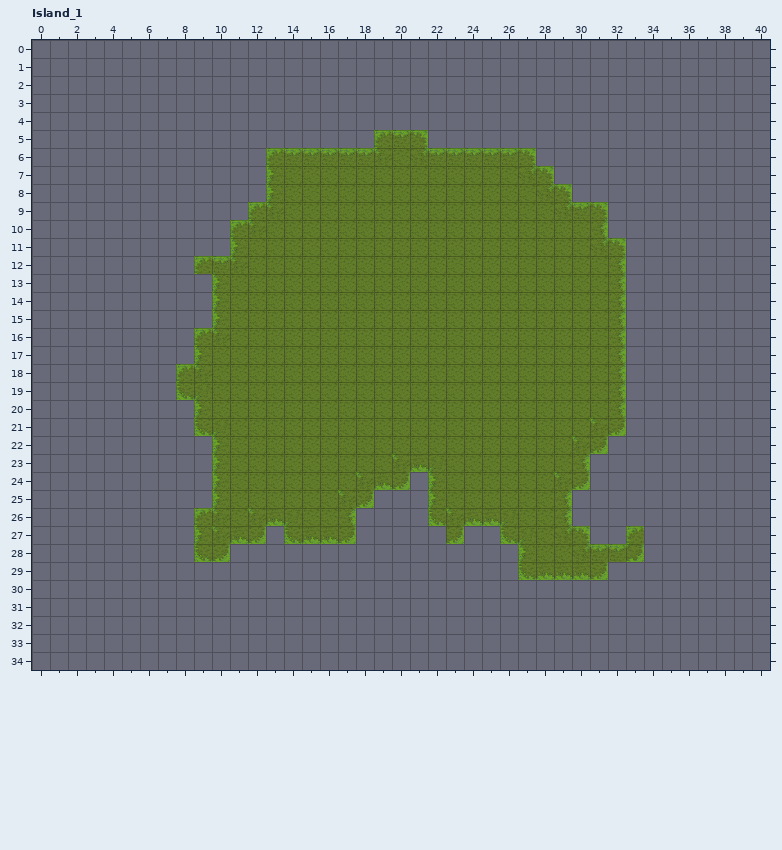
Level history. LDtk project: assets/axol.ldtk. The picture above was drawn from the file before the commit.
Cells are 32x32 px. Shown: Island_1 x 0..40, y 0..34. The old version is drawn lined up with the new one.
New version:
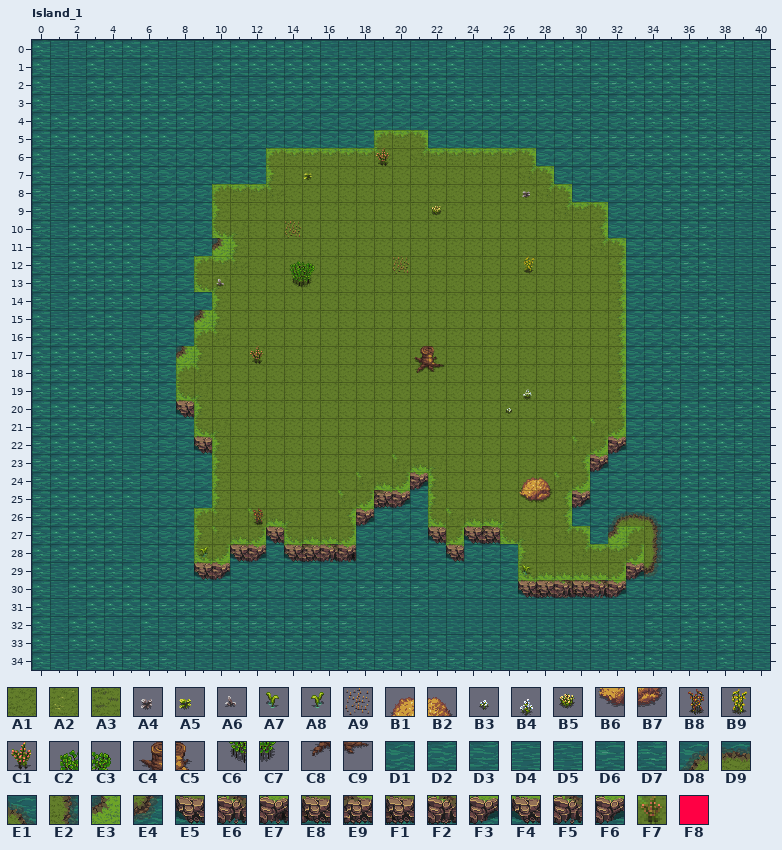
Key: from "FLSET1_ground": A1 33, A2 741, A3 774; from "FLSET1_ground_dec_props": A4 154, A5 155, A6 179, A7 203, A8 226, A9 245, B1 262, B2 263, B3 268, B4 269, B5 273, B6 274, B7 275, B8 277, B9 279, C1 281, C2 294, C3 295, C4 296, C5 297, C6 306, C7 307, C8 308, C9 309; from "FLSET1_water_env": D1 187, D2 194, D3 195, D4 206, D5 208, D6 223, D7 225, D8 187 under 102, D9 187 under 103, E1 187 under 104, E2 187 under 121, E3 187 under 128, E4 187 under 138, E5 187 under 157, E6 187 under 158, E7 187 under 158 under 161, E8 187 under 159 under 157, E9 187 under 160, F1 187 under 160 under 157, F2 187 under 160 under 158, F3 187 under 161, F4 187 under 162, F5 194 under 158, F6 194 under 161; from "IntGrid": F7 1; from "NoWalk": F8 2.
__ is an empty cell.
Tiles of an added or newly shown layer are drawn over the layers below it.
Diff:
map size 30x28 -> 41x35 cells (old content now starts at 6,3; both pictures use the new coordinates)
Layer "NoWalk" (added):
y 12: x 14..15 __ __ -> F8 F8
y 13: x 14 __ -> F8
y 17: x 22 __ -> F8
y 24: x 27..28 __ __ -> F8 F8
Layer "Ground":
y 13: x 15 __ -> A3
y 17: x 21 __ -> A2
y 18: x 21..22 __ __ -> A1 A1
Layer "Water" (added):
y 0: x 0..40 __ __ __ __ __ __ __ __ __ __ __ __ __ __ __ __ __ __ __ __ __ __ __ __ __ __ __ __ __ __ __ __ __ __ __ __ __ __ __ __ __ -> D7 D5 D4 D7 D7 D7 D7 D4 D4 D4 D7 D7 D7 D7 D7 D7 D4 D4 D4 D4 D4 D4 D4 D7 D4 D7 D7 D7 D7 D7 D7 D4 D4 D4 D7 D4 D7 D7 D7 D4 D4
y 1: x 0..40 __ __ __ __ __ __ __ __ __ __ __ __ __ __ __ __ __ __ __ __ __ __ __ __ __ __ __ __ __ __ __ __ __ __ __ __ __ __ __ __ __ -> D7 D5 D4 D7 D4 D4 D7 D4 D4 D4 D7 D7 D7 D7 D7 D7 D7 D7 D7 D7 D7 D7 D7 D7 D4 D4 D4 D4 D7 D7 D7 D7 D7 D4 D7 D7 D7 D7 D4 D4 D4
y 2: x 0..40 __ __ __ __ __ __ __ __ __ __ __ __ __ __ __ __ __ __ __ __ __ __ __ __ __ __ __ __ __ __ __ __ __ __ __ __ __ __ __ __ __ -> D7 D5 D4 D7 D7 D4 D7 D4 D7 D7 D7 D4 D4 D7 D7 D7 D7 D7 D7 D7 D7 D7 D7 D7 D4 D4 D4 D4 D4 D4 D4 D6 D6 D7 D7 D7 D6 D7 D4 D4 D4
y 3: x 0..40 __ __ __ __ __ __ __ __ __ __ __ __ __ __ __ __ __ __ __ __ __ __ __ __ __ __ __ __ __ __ __ __ __ __ __ __ __ __ __ __ __ -> D7 D5 D4 D7 D7 D7 D7 D7 D2 D1 D7 D7 D7 D7 D2 D2 D2 D2 D2 D2 D1 D1 D1 D7 D7 D7 D7 D7 D7 D1 D6 D1 D6 D6 D6 D6 D6 D7 D4 D4 D4
y 4: x 0..40 __ __ __ __ __ __ __ __ __ __ __ __ __ __ __ __ __ __ __ __ __ __ __ __ __ __ __ __ __ __ __ __ __ __ __ __ __ __ __ __ __ -> D7 D7 D7 D7 D7 D7 D7 D7 D7 D2 D2 D1 D2 D2 D2 D1 D1 D1 D1 D2 D2 D2 D2 D2 D2 D2 D2 D2 D1 D1 D6 D1 D1 D7 D7 D7 D6 D6 D4 D4 D4
y 5: x 0..18 __ __ __ __ __ __ __ __ __ __ __ __ __ __ __ __ __ __ __ -> D7 D7 D7 D7 D7 D7 D7 D7 D1 D1 D1 D2 D2 D1 D1 D1 D1 D1 D1; x 22..40 __ __ __ __ __ __ __ __ __ __ __ __ __ __ __ __ __ __ __ -> D1 D1 D1 D1 D1 D1 D1 D2 D6 D6 D6 D6 D7 D7 D7 D6 D6 D6 D4
y 6: x 0..12 __ __ __ __ __ __ __ __ __ __ __ __ __ -> D7 D5 D7 D7 D7 D7 D1 D1 D1 D1 D1 D2 D1; x 28..40 __ __ __ __ __ __ __ __ __ __ __ __ __ -> D1 D2 D2 D2 D2 D6 D6 D7 D7 D7 D7 D6 D6
y 7: x 0..12 __ __ __ __ __ __ __ __ __ __ __ __ __ -> D7 D5 D7 D7 D7 D7 D1 D2 D1 D1 D1 D1 D1; x 29..40 __ __ __ __ __ __ __ __ __ __ __ __ -> D1 D1 D2 D2 D2 D1 D6 D7 D7 D7 D6 D4
y 8: x 0..9 __ __ __ __ __ __ __ __ __ __ -> D6 D5 D7 D7 D7 D7 D1 D2 D2 D1; x 30..40 __ __ __ __ __ __ __ __ __ __ __ -> D1 D1 D2 D2 D1 D6 D7 D7 D7 D6 D4
y 9: x 0..9 __ __ __ __ __ __ __ __ __ __ -> D6 D5 D7 D7 D7 D7 D1 D1 D2 D1; x 32..40 __ __ __ __ __ __ __ __ __ -> D1 D1 D1 D6 D6 D7 D7 D4 D4
y 10: x 0..9 __ __ __ __ __ __ __ __ __ __ -> D6 D5 D7 D7 D7 D7 D1 D1 D1 D1; x 32..40 __ __ __ __ __ __ __ __ __ -> D1 D1 D1 D1 D6 D6 D4 D4 D4
y 11: x 0..10 __ __ __ __ __ __ __ __ __ __ __ -> D6 D5 D7 D7 D7 D7 D1 D3 D3 D1 E3; x 33..40 __ __ __ __ __ __ __ __ -> D3 D3 D3 D6 D7 D4 D4 D4
y 12: x 0..8 __ __ __ __ __ __ __ __ __ -> D6 D5 D7 D7 D7 D7 D3 D2 D2; x 33..40 __ __ __ __ __ __ __ __ -> D3 D3 D1 D6 D7 D4 D4 D4
y 13: x 0..8 __ __ __ __ __ __ __ __ __ -> D6 D5 D7 D7 D7 D7 D1 D3 D3; x 33..40 __ __ __ __ __ __ __ __ -> D1 D3 D1 D6 D6 D4 D4 D4
y 14: x 0..9 __ __ __ __ __ __ __ __ __ __ -> D6 D5 D7 D7 D7 D7 D3 D3 D3 D1; x 33..40 __ __ __ __ __ __ __ __ -> D1 D1 D1 D4 D6 D7 D4 D4
y 15: x 0..9 __ __ __ __ __ __ __ __ __ __ -> D7 D5 D5 D7 D7 D4 D3 D3 D1 E3; x 33..40 __ __ __ __ __ __ __ __ -> D1 D3 D1 D6 D6 D7 D4 D4
y 16: x 0..8 __ __ __ __ __ __ __ __ __ -> D7 D7 D7 D7 D7 D4 D3 D1 D1; x 33..40 __ __ __ __ __ __ __ __ -> D1 D3 D1 D6 D7 D6 D4 D4
y 17: x 0..8 __ __ __ __ __ __ __ __ __ -> D7 D7 D7 D7 D7 D7 D6 D1 E3; x 33..40 __ __ __ __ __ __ __ __ -> D1 D3 D6 D6 D7 D6 D4 D4
y 18: x 0..7 __ __ __ __ __ __ __ __ -> D7 D7 D7 D4 D7 D7 D6 D1; x 33..40 __ __ __ __ __ __ __ __ -> D1 D3 D6 D4 D7 D6 D6 D4
y 19: x 0..7 __ __ __ __ __ __ __ __ -> D7 D7 D7 D7 D6 D6 D6 D1; x 33..40 __ __ __ __ __ __ __ __ -> D1 D3 D7 D4 D7 D7 D6 D7
y 20: x 0..8 __ __ __ __ __ __ __ __ __ -> D7 D7 D7 D6 D6 D4 D1 D1 F4; x 33..40 __ __ __ __ __ __ __ __ -> D1 D3 D3 D7 D7 D4 D6 D7
y 21: x 0..8 __ __ __ __ __ __ __ __ __ -> D6 D7 D7 D6 D4 D4 D1 D1 D1; x 33..40 __ __ __ __ __ __ __ __ -> D3 D3 D1 D7 D7 D7 D6 D4
y 22: x 0..9 __ __ __ __ __ __ __ __ __ __ -> D6 D7 D7 D7 D7 D4 D1 D3 D1 F4; x 32..40 __ __ __ __ __ __ __ __ __ -> F6 D3 D3 D1 D7 D7 D7 D6 D4
y 23: x 0..9 __ __ __ __ __ __ __ __ __ __ -> D6 D7 D7 D7 D7 D4 D3 D3 D1 D2; x 31..40 __ __ __ __ __ __ __ __ __ __ -> F3 D1 D2 D3 D3 D7 D7 D4 D6 D6
y 24: x 0..9 __ __ __ __ __ __ __ __ __ __ -> D6 D7 D7 D7 D7 D7 D3 D3 D1 D2; x 21 __ -> F3; x 31..40 __ __ __ __ __ __ __ __ __ __ -> D1 D3 D3 D3 D3 D7 D7 D7 D4 D6
y 25: x 0..9 __ __ __ __ __ __ __ __ __ __ -> D6 D7 D7 D7 D7 D7 D1 D1 D1 D1; x 19..21 __ __ __ -> E9 F6 D1; x 30..40 __ __ __ __ __ __ __ __ __ __ __ -> F3 D1 D1 D1 D1 D1 D7 D7 D7 D6 D6
y 26: x 0..8 __ __ __ __ __ __ __ __ __ -> D6 D7 D7 D7 D7 D4 D1 D1 D1; x 18..21 __ __ __ __ -> F3 D1 D2 D2; x 30..40 __ __ __ __ __ __ __ __ __ __ __ -> D1 D1 D8 D9 E1 D1 D7 D7 D6 D6 D4
y 27: x 0..8 __ __ __ __ __ __ __ __ __ -> D6 D7 D7 D7 D7 D4 D1 D1 D1; x 13 __ -> F4; x 18..22 __ __ __ __ __ -> D1 D1 D3 D2 F4; x 24..25 __ __ -> F4 E9; x 31..32 __ __ -> D1 E3; x 34..40 __ __ __ __ __ __ __ -> E2 D1 D7 D6 D6 D7 D4
y 28: x 0..8 __ __ __ __ __ __ __ __ __ -> D7 D7 D7 D7 D7 D4 D1 D1 D1; x 11..26 __ __ __ __ __ __ __ __ __ __ __ __ __ __ __ __ -> E5 F6 D1 F4 E9 F5 E7 D1 D1 D1 D3 D3 F4 D1 D1 D1; x 34..40 __ __ __ __ __ __ __ -> E2 D1 D4 D7 D6 D4 D4
y 29: x 0..26 __ __ __ __ __ __ __ __ __ __ __ __ __ __ __ __ __ __ __ __ __ __ __ __ __ __ __ -> D7 D5 D7 D7 D7 D7 D1 D1 D1 F4 F3 D1 D1 D1 D1 D1 D1 D1 D1 D6 D6 D6 D1 D1 D1 D1 D1; x 33..40 __ __ __ __ __ __ __ __ -> F3 E4 D1 D4 D7 D6 D4 D4
y 30: x 0..40 __ __ __ __ __ __ __ __ __ __ __ __ __ __ __ __ __ __ __ __ __ __ __ __ __ __ __ __ __ __ __ __ __ __ __ __ __ __ __ __ __ -> D7 D5 D7 D7 D7 D7 D1 D1 D1 D2 D1 D2 D1 D1 D1 D1 D1 D1 D6 D6 D6 D6 D2 D1 D1 D1 D1 F4 F1 F2 E8 E6 F3 D1 D1 D1 D4 D6 D6 D7 D4
y 31: x 0..40 __ __ __ __ __ __ __ __ __ __ __ __ __ __ __ __ __ __ __ __ __ __ __ __ __ __ __ __ __ __ __ __ __ __ __ __ __ __ __ __ __ -> D7 D5 D5 D7 D7 D7 D7 D6 D6 D6 D6 D6 D6 D4 D4 D6 D6 D6 D6 D4 D4 D6 D4 D4 D4 D4 D4 D4 D4 D4 D4 D4 D4 D4 D6 D6 D6 D6 D7 D7 D4
y 32: x 0..40 __ __ __ __ __ __ __ __ __ __ __ __ __ __ __ __ __ __ __ __ __ __ __ __ __ __ __ __ __ __ __ __ __ __ __ __ __ __ __ __ __ -> D7 D5 D7 D7 D4 D4 D7 D4 D6 D6 D6 D6 D6 D6 D6 D6 D6 D6 D4 D4 D4 D4 D4 D4 D4 D4 D4 D4 D4 D4 D4 D4 D4 D4 D6 D4 D7 D7 D7 D7 D4
y 33: x 0..40 __ __ __ __ __ __ __ __ __ __ __ __ __ __ __ __ __ __ __ __ __ __ __ __ __ __ __ __ __ __ __ __ __ __ __ __ __ __ __ __ __ -> D7 D5 D7 D7 D4 D6 D4 D6 D6 D6 D6 D6 D6 D6 D6 D6 D6 D6 D6 D4 D6 D6 D6 D4 D6 D6 D6 D6 D6 D6 D6 D6 D6 D6 D6 D7 D7 D4 D7 D7 D4
y 34: x 0..40 __ __ __ __ __ __ __ __ __ __ __ __ __ __ __ __ __ __ __ __ __ __ __ __ __ __ __ __ __ __ __ __ __ __ __ __ __ __ __ __ __ -> D7 D5 D4 D7 D7 D6 D6 D6 D4 D4 D4 D4 D4 D4 D4 D4 D4 D6 D6 D6 D6 D4 D6 D6 D6 D4 D4 D4 D4 D4 D4 D4 D4 D7 D7 D4 D4 D4 D7 D4 D4
Layer "GroundAuto":
y 8: x 10..12 __ __ __ -> F7 F7 F7
y 9: x 10..11 __ __ -> F7 F7
y 10: x 10 __ -> F7
y 13: x 9 __ -> F7
y 29: x 32 __ -> F7
Layer "Other" (added):
y 6: x 19 __ -> C1
y 7: x 15 __ -> A5
y 8: x 27 __ -> A4
y 9: x 22 __ -> B5
y 10: x 14 __ -> A9
y 12: x 14..15 __ __ -> C2 C3; x 20 __ -> A9; x 27 __ -> B9
y 13: x 10 __ -> A6; x 14..15 __ __ -> C6 C7
y 17: x 12 __ -> C1; x 21..22 __ __ -> C4 C5
y 18: x 21..22 __ __ -> C8 C9
y 19: x 27 __ -> B4
y 20: x 26 __ -> B3
y 24: x 27..28 __ __ -> B1 B2
y 25: x 27..28 __ __ -> B6 B7
y 26: x 12 __ -> B8
y 28: x 9 __ -> A8
y 29: x 27 __ -> A7
